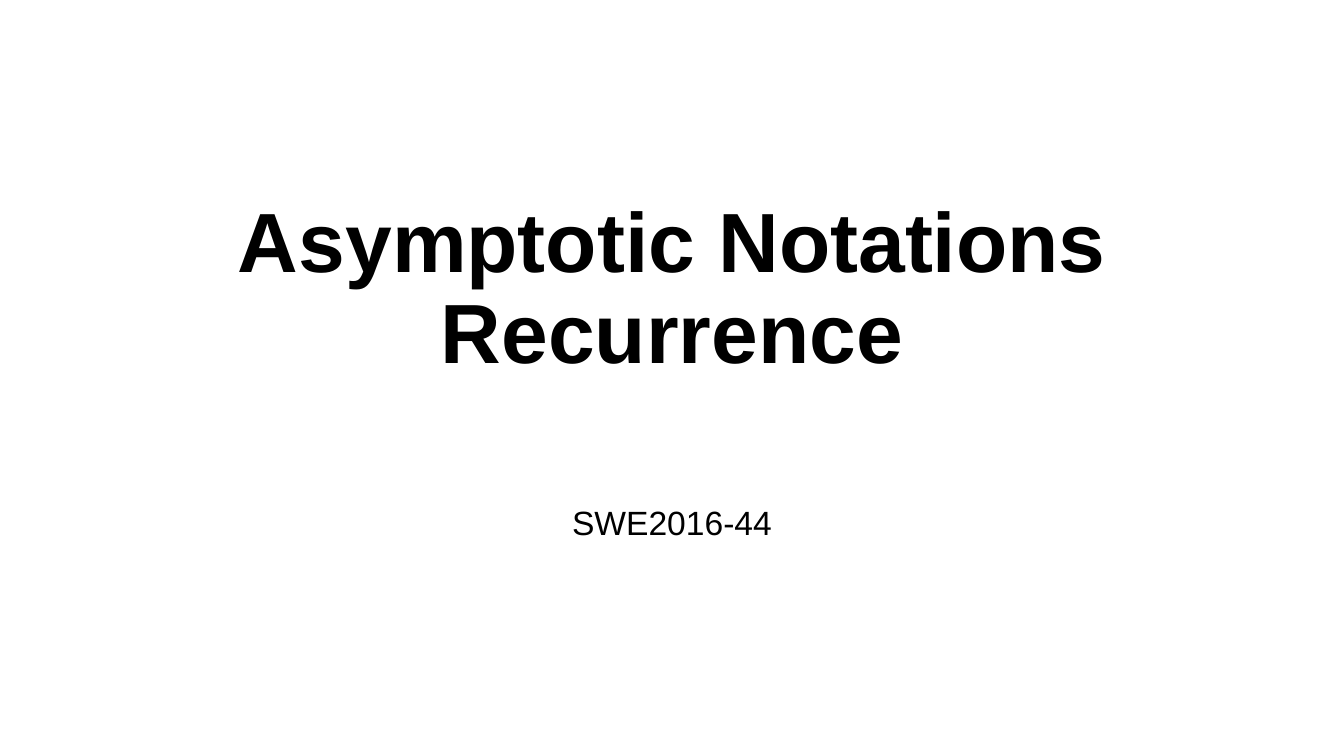
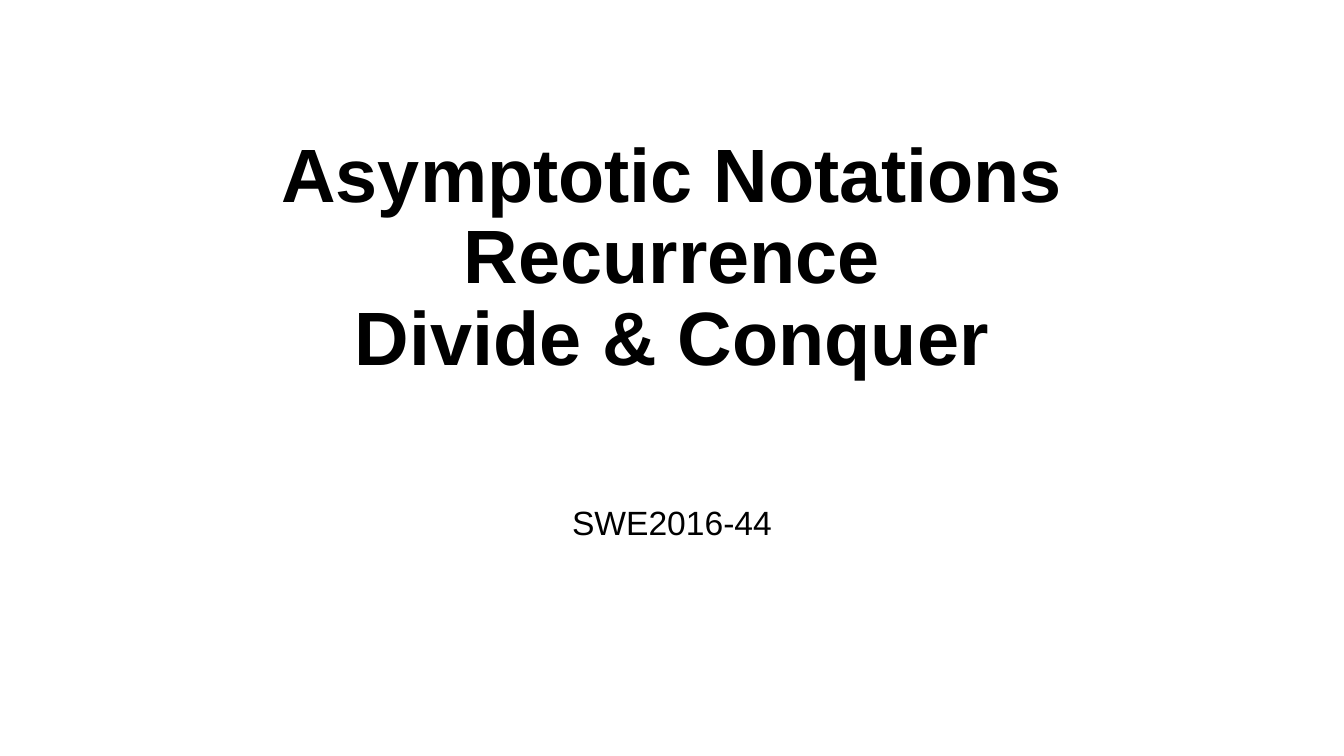
Before and after one commit to mlailab-skku/mlailab-skku.github.io, a slide deck: slide 1 of files/notations_recurrence_d&c.pptm. Drawn at 1344x756 pixels with LibreOffice and Linux fonts; fonts in the diff are those of the drawing. Boxes give left, top, right and bottom in pixels: in the first picture for what was removed or moved away, otherwise in the second. Text is boxed around its words. In the diff, an @@ line names an element or a change of style, - is before the commit and + after.

```diff
--- a/files/notations_recurrence_d&c.pptm
+++ b/files/notations_recurrence_d&c.pptm
@@ title at bbox=[281, 147, 1062, 379]: text changed; size 60 to 54 pt @@
-Asymptotic Notations
-Recurrence
+Asymptotic Notations
+Recurrence
+Divide & Conquer
```
Also in this commit, not shown: 1 other file.
